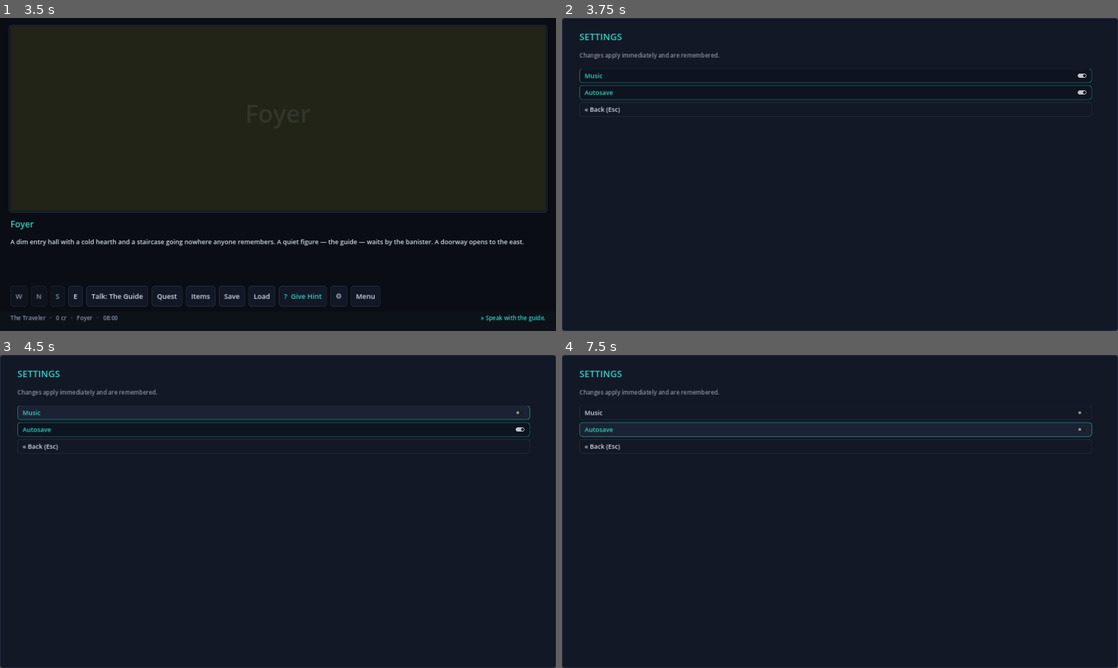
Above: before the commit, frames 1-4 (two rows, left to right).
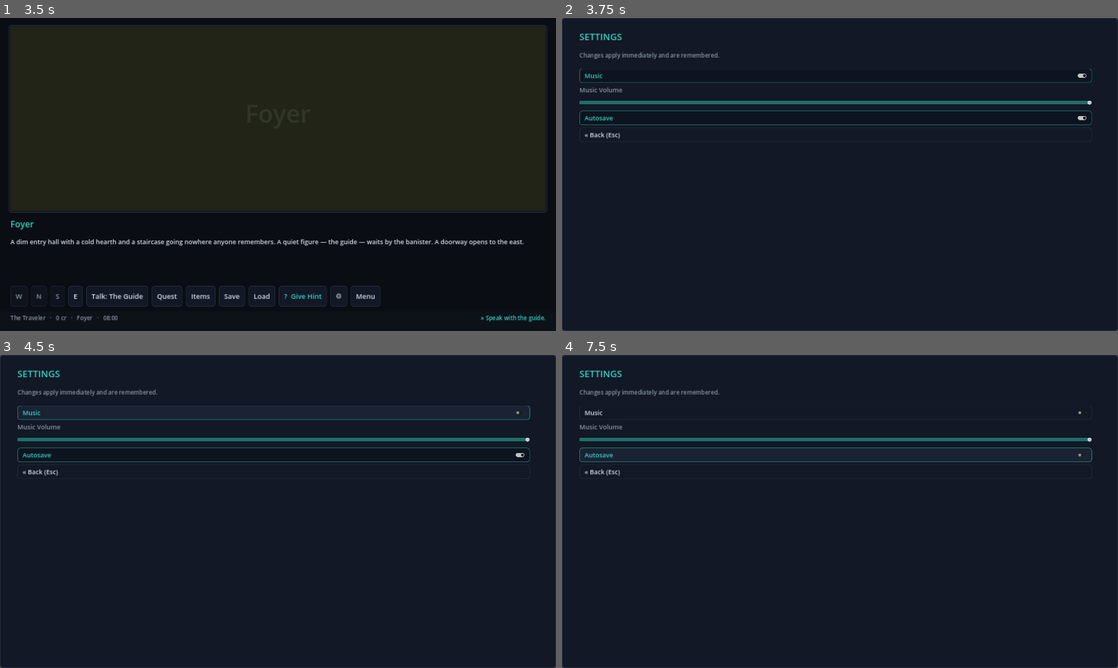
Above: after the commit, the same moments.

Repository: CryptoJones/TFS-Visual-Novel-Tools
Game: Godot game, scene res://scenes/Boot.tscn
The game is run twice, just before and just after one commit, with the same random seed, the same clock (stepped at 60 frames per second) and the same inputs.
Inputs (mouse positions are in pixels of both pictures, inside the frame that each line leads up to):
- Up to frame 1 (3.5 s): tap Enter at 0.5 s; move the mouse to (400, 158) at 0.52 s; hold Right 0.53-1.25 s; tap I at 0.6 s; click (400, 158) at 0.67 s; click "▸ 01 — The Locked Room [The T…" at 1.25 s; click "Next »" at 2 s; click "» Begin" at 2.75 s
- Up to frame 2 (3.75 s): click "⚙" at 3.5 s
- Up to frame 3 (4.5 s): click "Music" at 4.25 s
- Up to frame 4 (7.5 s): click "« Back (Esc)" at 5 s; click "E" at 5.75 s; click "⚙" at 6.5 s; click "Autosave" at 7.25 s

Frame 1 is identical in both runs. In frame 2, 2.2% of the frame differs, in the area x 3-96%, y 21-39%; in frame 3, 2.2%; in frame 4, 2.4%.

Commit message:
feat(engine): add music volume and quest-order gating

Diff:
--- a/engine/project.godot
+++ b/engine/project.godot
@@ -9,7 +9,7 @@
 [application]
 
 config/name="TFS Visual Novel Engine — Demo"
-config/version="0.1.0"
+config/version="0.1.1"
 config/description="A point-and-click adventure / visual novel built on the TFS Visual Novel engine. Replace data/ and assets/ with your own content."
 run/main_scene="res://scenes/Boot.tscn"
 config/features=PackedStringArray("4.3", "GL Compatibility")
--- a/engine/src/core/AudioManager.gd
+++ b/engine/src/core/AudioManager.gd
@@ -16,6 +16,8 @@
 const SETTINGS_PATH := "user://settings.cfg"
 
 var enabled := true
+# User music level, linear 0.0–1.0 (1.0 == the nominal MUSIC_DB). Persisted.
+var music_volume := 1.0
 var _a: AudioStreamPlayer
 var _b: AudioStreamPlayer
 var _active: AudioStreamPlayer
@@ -59,6 +61,11 @@
 	_cache[key] = stream
 	return stream
 
+## Effective fade-in level: the nominal MUSIC_DB scaled by the user's linear
+## music_volume. At/near zero we hard-mute to -80 dB instead of -inf.
+func _target_db() -> float:
+	return -80.0 if music_volume <= 0.005 else MUSIC_DB + linear_to_db(music_volume)
+
 func _crossfade_to(stream: AudioStream) -> void:
 	var prev := _active
 	var next := _b if _active == _a else _a
@@ -68,7 +75,7 @@
 	_active = next
 	var tw := create_tween()
 	tw.set_parallel(true)
-	tw.tween_property(next, "volume_db", MUSIC_DB, FADE)
+	tw.tween_property(next, "volume_db", _target_db(), FADE)
 	tw.tween_property(prev, "volume_db", -80.0, FADE)
 	tw.set_parallel(false)
 	tw.tween_callback(prev.stop)
@@ -158,16 +165,26 @@
 		stop()
 	_save_settings()
 
+## Settings-panel slider: set the music level (linear 0.0–1.0). Applied to the
+## playing cue immediately (no crossfade) and remembered.
+func set_music_volume(v: float) -> void:
+	music_volume = clampf(v, 0.0, 1.0)
+	if enabled and _active != null and _active.playing:
+		_active.volume_db = _target_db()
+	_save_settings()
+
 func _save_settings() -> void:
 	var cf := ConfigFile.new()
 	cf.load(SETTINGS_PATH)
 	cf.set_value("audio", "music", enabled)
+	cf.set_value("audio", "volume", music_volume)
 	cf.save(SETTINGS_PATH)
 
 func _load_settings() -> void:
 	var cf := ConfigFile.new()
 	if cf.load(SETTINGS_PATH) == OK:
 		enabled = bool(cf.get_value("audio", "music", true))
+		music_volume = clampf(float(cf.get_value("audio", "volume", 1.0)), 0.0, 1.0)
 
 ## Pick the area track for a room dictionary: an explicit "music" key wins,
 ## shops get the commerce cue, everything else the chapter's street cue.
--- a/engine/src/core/Game.gd
+++ b/engine/src/core/Game.gd
@@ -672,6 +672,21 @@
 	var flag := str(ss[_quests.current_step(GameState, qid)].get("flag", ""))
 	return str(_resolve_flag_target(flag).get("npc", ""))
 
+## NPCs that a LATER quest step needs (any step after the current one). Their Talk
+## buttons stay hidden until it's their turn, so conversations happen in quest order.
+func _future_objective_npcs() -> Dictionary:
+	var out := {}
+	var ch := _current_chapter()
+	var qid := str(ch.get("quest", ""))
+	if qid == "" or _quests.is_complete(GameState, qid):
+		return out
+	var ss := _quests.steps(qid)
+	for i in range(_quests.current_step(GameState, qid) + 1, ss.size()):
+		var npc := str(_resolve_flag_target(str(ss[i].get("flag", ""))).get("npc", ""))
+		if npc != "":
+			out[npc] = true
+	return out
+
 func _first_matrix_room() -> String:
 	for rid in _world.rooms:
 		if _world.rooms[rid].get("matrix", false):
@@ -1096,15 +1111,18 @@
 			b.tooltip_text = "No exit %s" % dir
 		_button_bar.add_child(b)
 	# Talk actions for NPCs in the room. A conversation you have already finished
-	# drops its button to save space — unless it is the NPC the current quest step
-	# needs, which always stays reachable.
+	# drops its button to save space; and an NPC that a LATER quest step needs stays
+	# hidden until it's the current objective — so you talk to people in quest order.
+	# The NPC the current step needs always stays reachable.
 	var need_npc := _current_step_npc()
+	var later_npcs := _future_objective_npcs()
 	for npc in r.get("npcs", []):
-		if GameState.has_flag("spoke_" + str(npc)) and str(npc) != need_npc:
+		var nid := str(npc)
+		if nid != need_npc and (GameState.has_flag("spoke_" + nid) or later_npcs.has(nid)):
 			continue
 		var b := Button.new()
-		b.text = "Talk: %s" % _npc_label(str(npc))
-		b.pressed.connect(_go_dialog.bind(str(npc)))
+		b.text = "Talk: %s" % _npc_label(nid)
+		b.pressed.connect(_go_dialog.bind(nid))
 		_button_bar.add_child(b)
 	# Pickups (quest items lying in the world). Taken-state rides story_flags.
 	for p in r.get("pickups", []):
@@ -1290,6 +1308,15 @@
 	cb.toggled.connect(_set_music_enabled)
 	_fsize(cb, 22)
 	_menu_list.add_child(cb)
+	_menu_label("Music Volume", true)
+	var vs := HSlider.new()
+	vs.min_value = 0.0
+	vs.max_value = 1.0
+	vs.step = 0.05
+	vs.value = AudioManager.music_volume
+	vs.custom_minimum_size = Vector2(1758, 40)
+	vs.value_changed.connect(_set_music_volume)
+	_menu_list.add_child(vs)
 	var ab := CheckButton.new()
 	ab.text = "Autosave"
 	ab.button_pressed = _autosave
@@ -1303,6 +1330,9 @@
 	if on and _state == State.MENU and _world.has_room(GameState.current_room):
 		# resume the room's cue right away rather than waiting for a room change
 		AudioManager.play(AudioManager.for_room(_world.room(GameState.current_room)))
+
+func _set_music_volume(v: float) -> void:
+	AudioManager.set_music_volume(v)
 
 func _set_autosave_enabled(on: bool) -> void:
 	_autosave = on
--- a/engine/src/ui/UITheme.gd
+++ b/engine/src/ui/UITheme.gd
@@ -46,6 +46,27 @@
 	th.set_color("caret_color", "LineEdit", ACCENT)
 
 	th.set_color("font_color", "Label", TEXT)
+
+	# Sliders (settings — music volume). Only the track + fill are themed; the
+	# grabber icon falls back to the default theme so it stays visible.
+	var track := StyleBoxFlat.new()
+	track.bg_color = Color("0d1420")
+	track.border_color = PANEL_BORDER
+	track.set_border_width_all(1)
+	track.set_corner_radius_all(4)
+	track.content_margin_top = 6
+	track.content_margin_bottom = 6
+	th.set_stylebox("slider", "HSlider", track)
+	var fill := StyleBoxFlat.new()
+	fill.bg_color = ACCENT_DIM
+	fill.set_corner_radius_all(4)
+	fill.content_margin_top = 6
+	fill.content_margin_bottom = 6
+	th.set_stylebox("grabber_area", "HSlider", fill)
+	var fill_hi: StyleBoxFlat = fill.duplicate()
+	fill_hi.bg_color = ACCENT
+	th.set_stylebox("grabber_area_highlight", "HSlider", fill_hi)
+
 	return th
 
 ## A rounded flat StyleBoxFlat with a hairline border and comfy 1080p padding.
